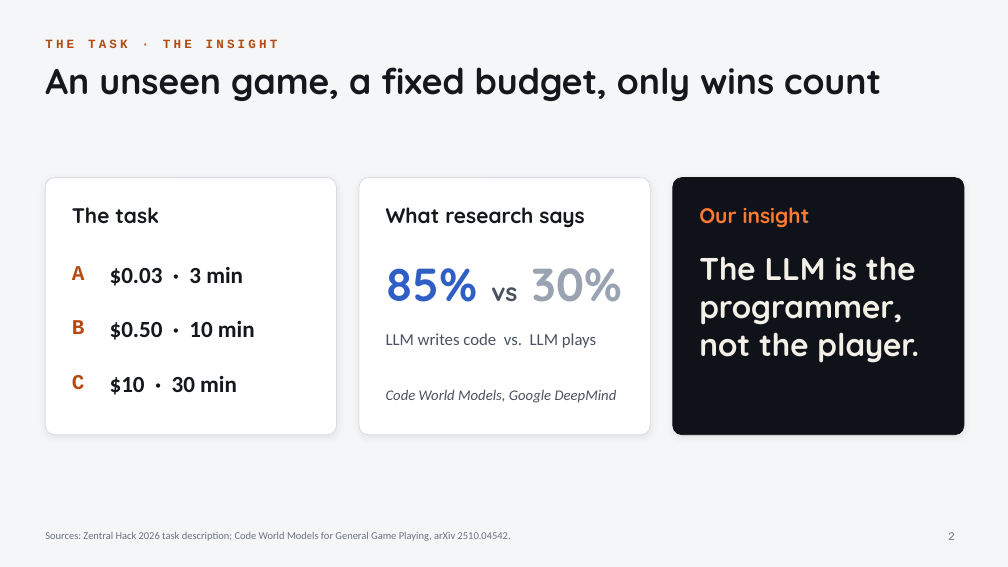
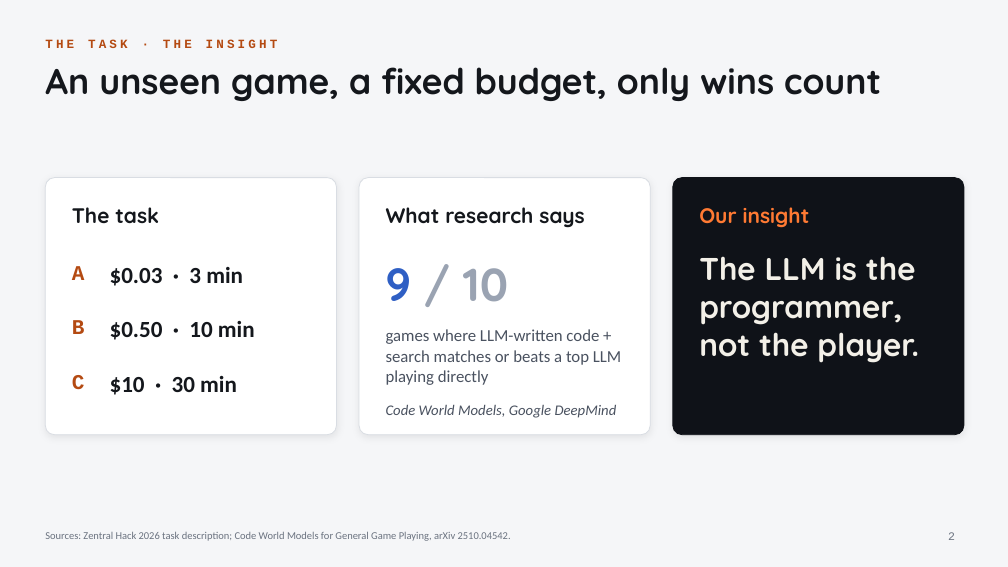
Before and after one commit to timoo-006/zentralhack-harness, a slide deck: slide 2 of docs/presentation/pitch.pptx. Drawn at 1008x567 pixels with LibreOffice and Linux fonts; fonts in the diff are those of the drawing. Boxes give left, top, right and bottom in pixels: in the first picture for what was removed or moved away, otherwise in the second. Text is boxed around its words. In the diff, an @@ line names an element or a change of style, - is before the commit and + after.

```diff
--- a/docs/presentation/pitch.pptx
+++ b/docs/presentation/pitch.pptx
@@ text at [386,268,508,302]: text changed; text colour #2F5FC4 to #9AA3B2 @@
-85% vs 30%
+9 / 10
@@ text at [386,329,621,385]: text changed @@
-LLM writes code vs. LLM plays
+games where LLM-written code + search matches or beats a top LLM playing directly
@@ text "Code World Models, Google DeepMind": place and size @@
-text "Code World Models, Google DeepMind" at [386,390,617,403]
+text "Code World Models, Google DeepMind" at [386,405,617,418]
```
Also in this commit, not shown: 2 other slides changed, 1 slide removed, 3 other files.
